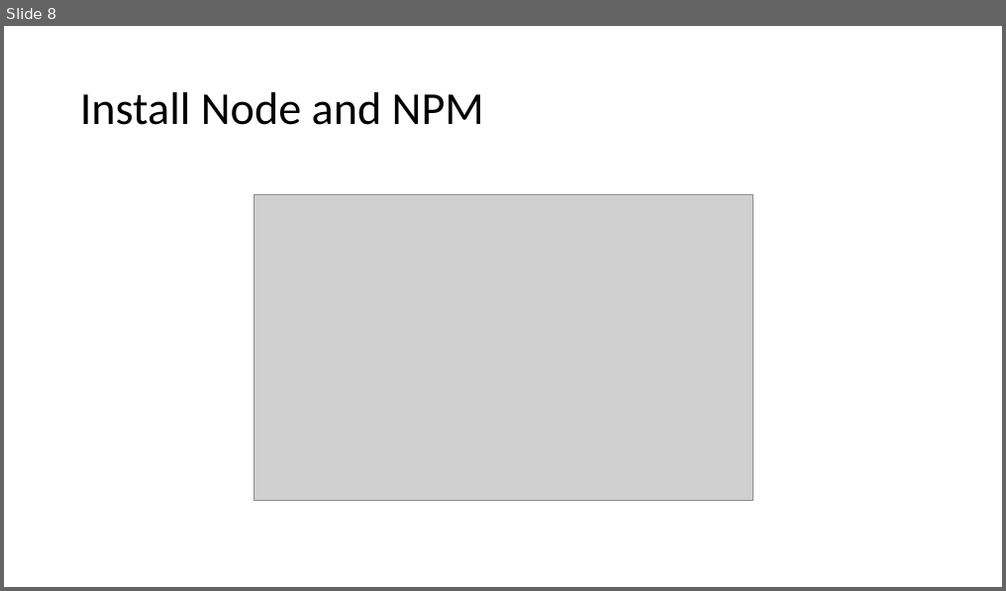
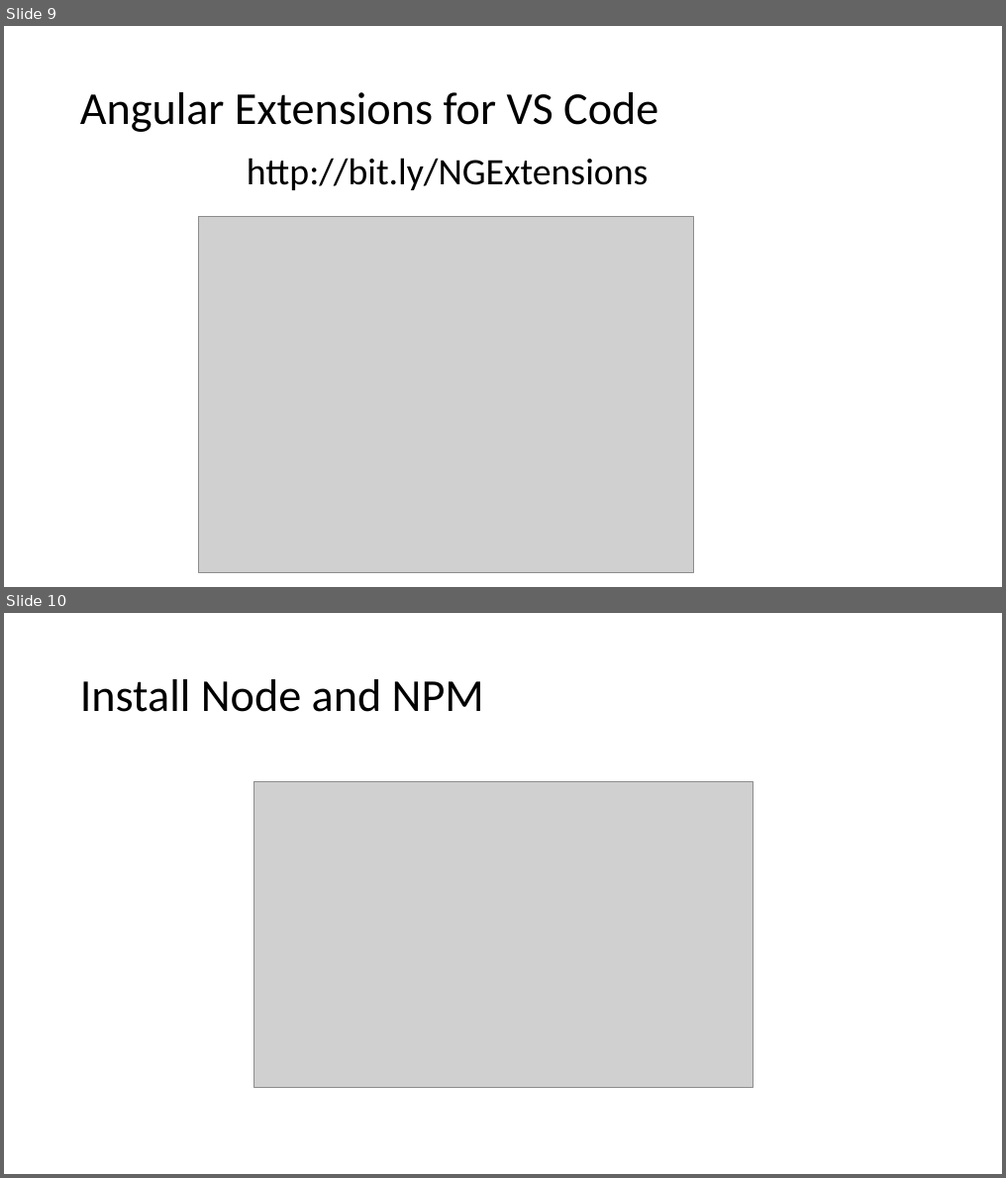
Before and after one commit to TechBash/TechBash2018, a slide deck: AngularForRankBeginners/Angular for Rank Beginners.pptx. Shown one above the other, each under a label of ours: slide 8 before the commit, slides 9 and 10 after it. The pictures are 1006x591 and 1006x1178 pixels, drawn with LibreOffice and Linux fonts; fonts in the diff are those of the drawing; grey boxes stand for pictures. Boxes give left, top, right and bottom in pixels: in the first picture for what was removed or moved away, otherwise in the second. Text is boxed around its words. In the diff, an @@ line names an element or a change of style, - is before the commit and + after.

```diff
--- a/AngularForRankBeginners/Angular for Rank Beginners.pptx
+++ b/AngularForRankBeginners/Angular for Rank Beginners.pptx
@@ slide 9 added at box(4, 26, 1002, 587), background #FFFFFF @@
@@ title added at box(80, 92, 658, 132), 44 pt, text #000000 @@
+Angular Extensions for VS Code
@@ text added at box(247, 158, 648, 190), 36 pt, text #000000 @@
+http://bit.ly/NGExtensions
@@ picture added at box(199, 217, 694, 573) @@
@@ what was slide 8 is now slide 10 @@
```
Also in this commit, not shown: 1 slide changed, 2 other slides added, 2 slides removed.
